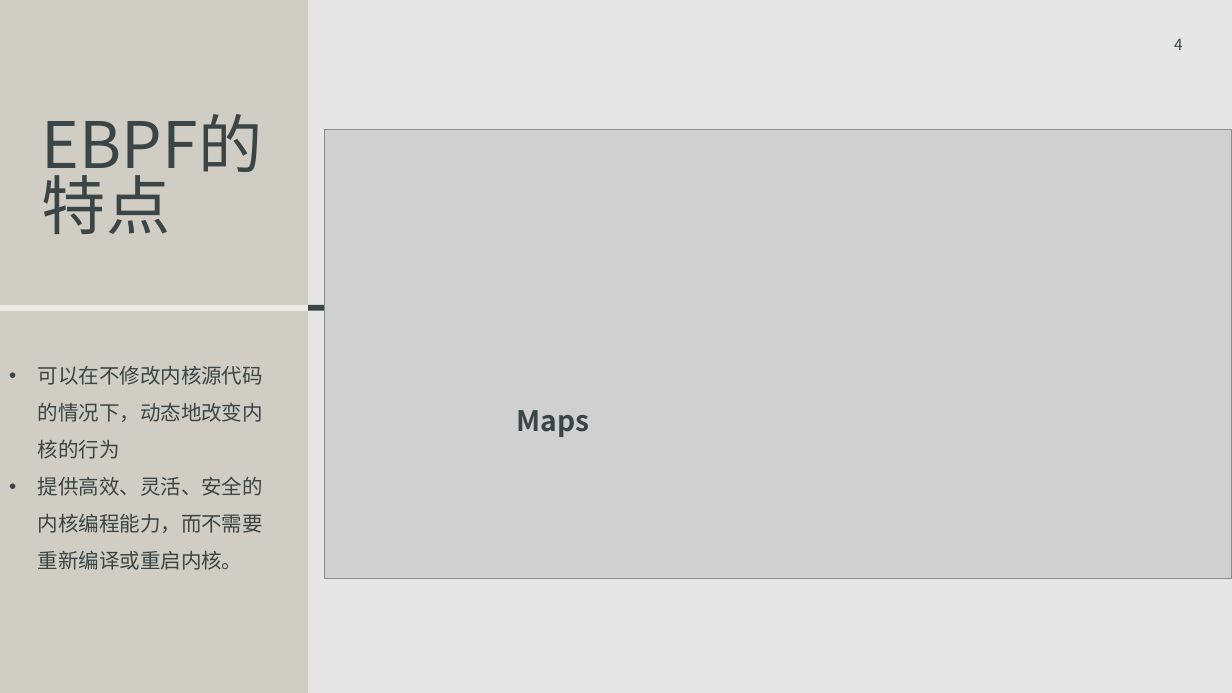
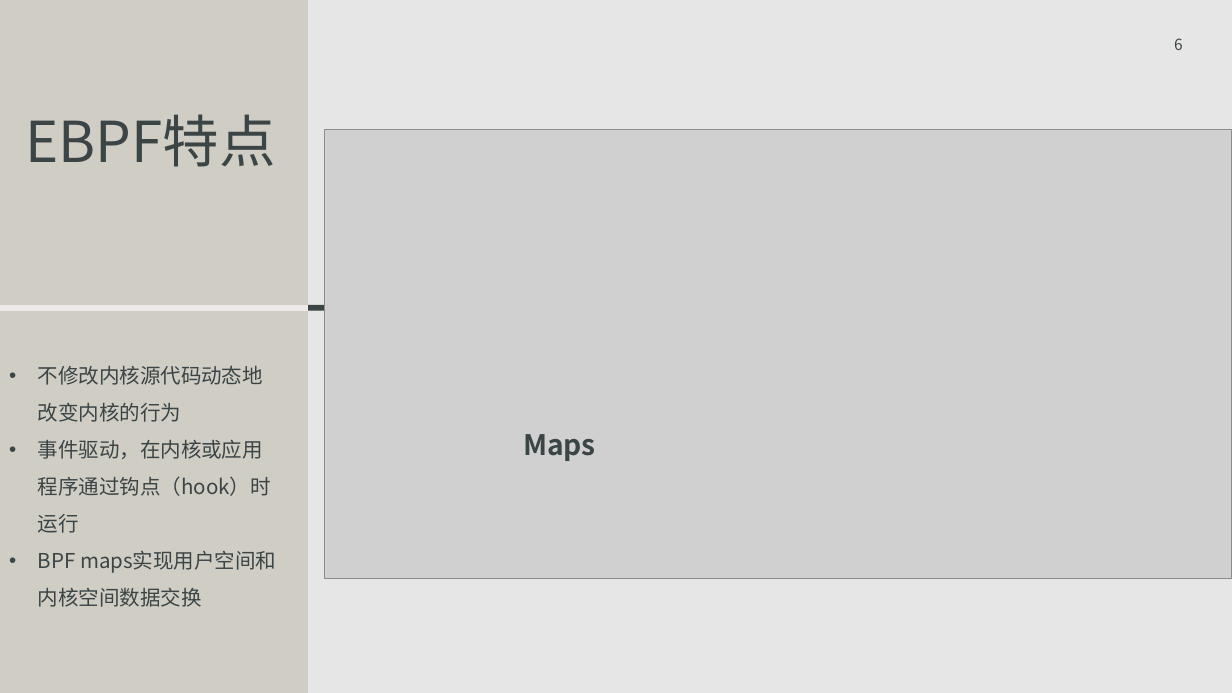
Before and after one commit to OSH-2023/x-FutureWithinBuzzyBees, a slide deck: slide 6 of docs/中期汇报.pptx (slide 4 before the commit). Drawn at 1232x693 pixels with LibreOffice and Linux fonts; fonts in the diff are those of the drawing; grey boxes stand for pictures; background and template pictures are left out. Boxes give left, top, right and bottom in pixels: in the first picture for what was removed or moved away, otherwise in the second. Text is boxed around its words. In the diff, an @@ line names an element or a change of style, - is before the commit and + after.

```diff
--- a/docs/中期汇报.pptx
+++ b/docs/中期汇报.pptx
@@ page number at (1174,38,1183,50): text changed @@
-4
+6
@@ title at (26,114,276,167): text changed; size 50 to 44 pt @@
-EBPF的特点
+EBPF特点
@@ text at (38,365,271,568): text changed @@
-• 可以在不修改内核源代码的情况下，动态地改变内核的行为
-• 提供高效、灵活、安全的内核编程能力，而不需要重新编译或重启内核。
+• 不修改内核源代码动态地改变内核的行为
+• 事件驱动，在内核或应用程序通过钩点（hook）时运行
+• BPF maps实现用户空间和内核空间数据交换
@@ text "Maps": place and size @@
-text "Maps" at (516,410,589,437)
+text "Maps" at (523,434,596,461)
```
Also in this commit, not shown: 2 other slides changed, 2 slides added.
